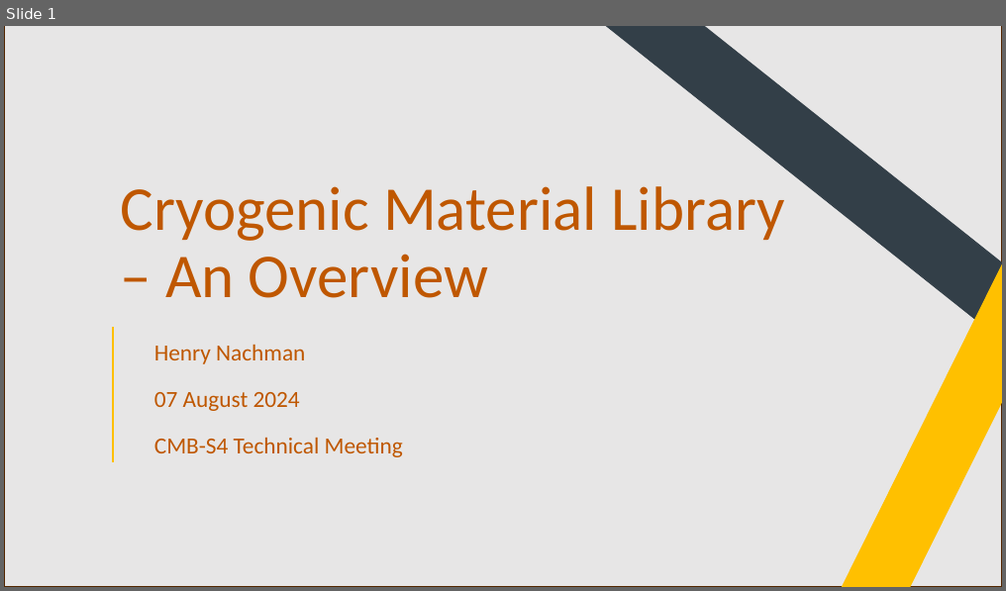
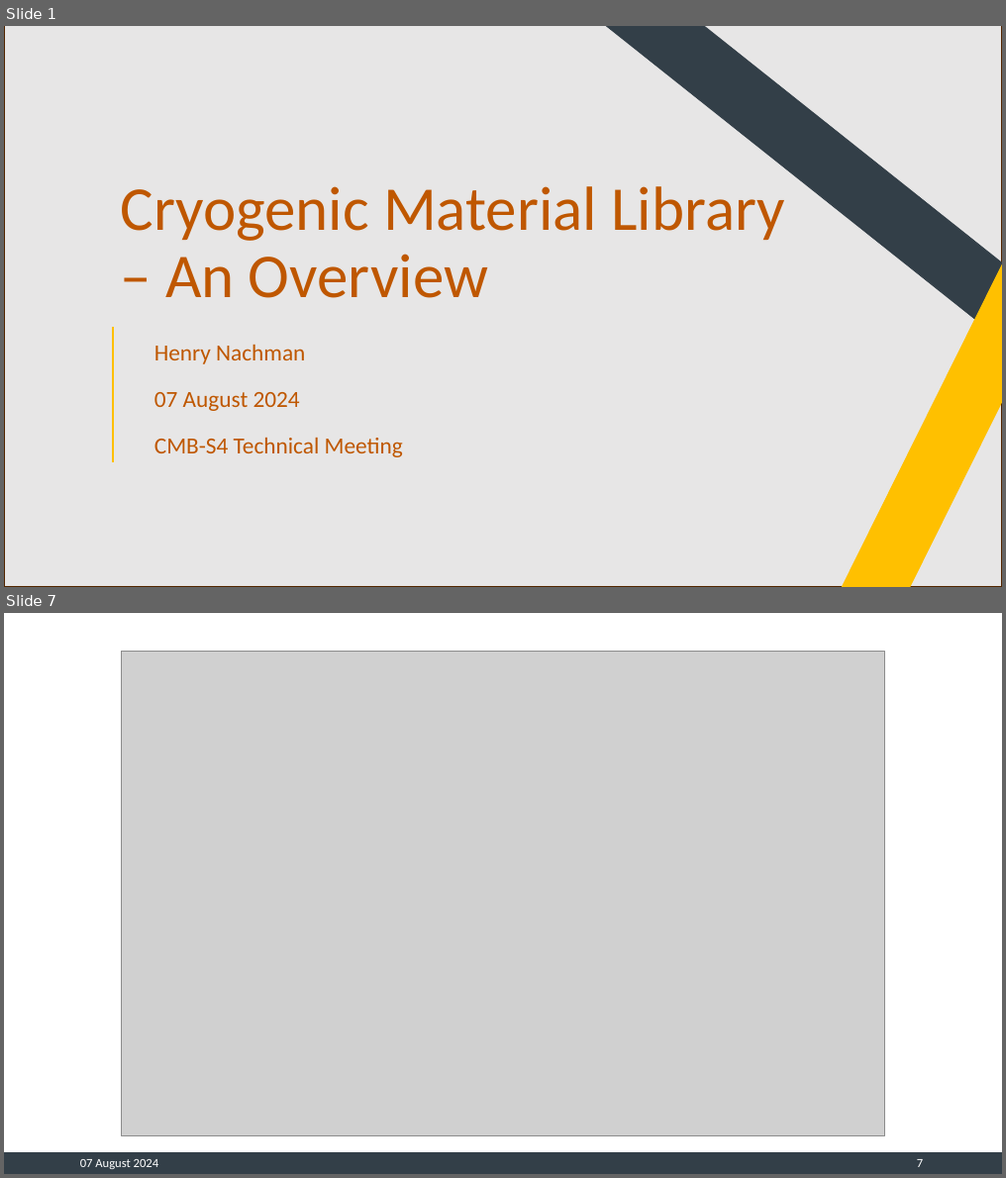
Before and after one commit to CMB-S4/Cryogenic_Material_Properties, a slide deck: Cryogenic Material Library – An Overview.pptx. Shown one above the other, each under a label of ours: slide 1 before the commit, slides 1 and 7 after it; the slides between them are not shown. The pictures are 1006x591 and 1006x1178 pixels, drawn with LibreOffice and Linux fonts; fonts in the diff are those of the drawing; grey boxes stand for pictures; background and template pictures are left out. Boxes give left, top, right and bottom in pixels: in the first picture for what was removed or moved away, otherwise in the second. Text is boxed around its words. In the diff, an @@ line names an element or a change of style, - is before the commit and + after.

```diff
--- a/Cryogenic Material Library – An Overview.pptx
+++ b/Cryogenic Material Library – An Overview.pptx
@@ slide 7 added at [4, 613, 1002, 1174], background #FFFFFF @@
@@ picture added at [122, 652, 884, 1137] @@
@@ rectangle added at [4, 1153, 1002, 1174], fill #333F48, outline #333F48 1 pt @@
@@ text added at [80, 1159, 158, 1169], 12 pt, text #FFFFFF @@
+07 August 2024
@@ page number added at [917, 1159, 923, 1167], 12 pt, text #FFFFFF @@
+7
```
Also in this commit, not shown: 7 slides changed, 4 other slides added, 3 slides removed, 1 other file.
